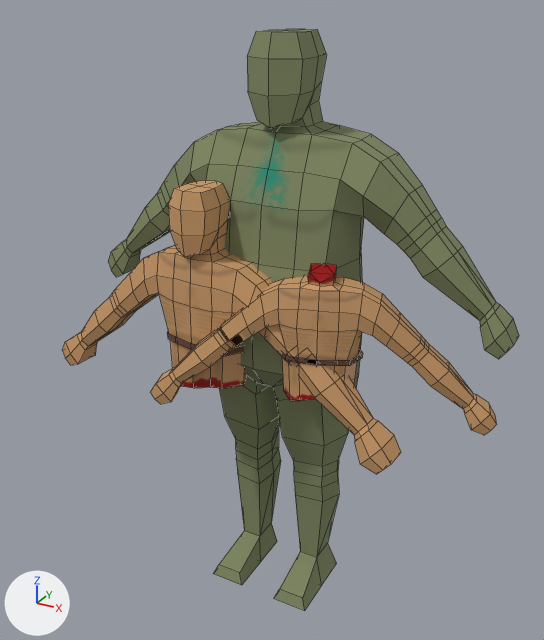
Renders of the FBX model meshes/enemies/bloated/bloated.fbx from each side of a commit.
One viewpoint serves both versions: a 50 mm camera at (1.112, -2.122, 2.095) aimed at (-0.007, -0.087, 1.078). Lighting does not change. The marker at lower left points along +X, +Y and +Z. Mesh edges are drawn as thin lines. Where no turn or scale is listed for an object, it has been applied to the vertices.

In view in the first picture: 'Character', 'Character.001', 'Character.002'.
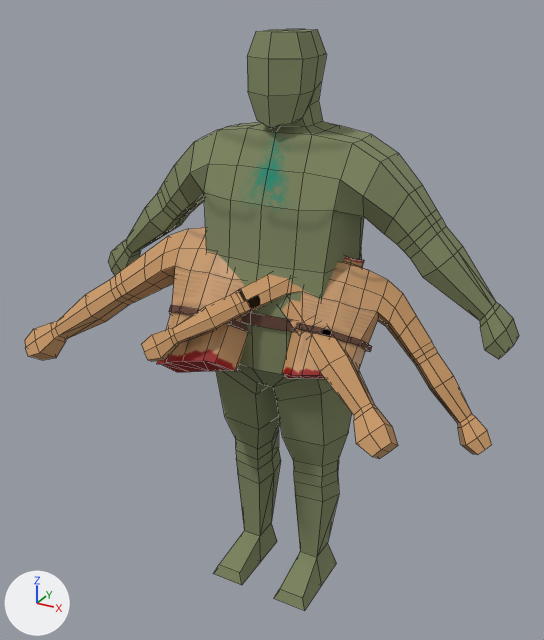
The change, as a diff of the scene's bpy script:
```diff
--- a/meshes/enemies/bloated/bloated.fbx.py
+++ b/meshes/enemies/bloated/bloated.fbx.py
@@ ob_character_001 @@
 ob_character_001 = bpy.data.objects.new('Character.001', me_cube_001)
-ob_character_001.location = (-0.187, -0.199, 1.15)
-ob_character_001.rotation_euler = (0.0, 0.0, -0.0797)  # degrees (0, 0, -4.6)
+ob_character_001.location = (-0.168, -0.143, 1.192)
+ob_character_001.rotation_euler = (-0.611, 0.0, 0.0)  # degrees (-35, 0, 0)
 ob_character_001.scale = (0.64, 0.64, 0.64)
@@ ob_character_002 @@
 ob_character_002 = bpy.data.objects.new('Character.002', me_cube_006)
-ob_character_002.location = (0.223, -0.199, 1.155)
-ob_character_002.rotation_euler = (0.0, 0.0, 0.319)  # degrees (0, 0, 18)
+ob_character_002.location = (0.241, -0.113, 1.178)
+ob_character_002.rotation_euler = (-0.573, 0.225, 0.333)  # degrees (-33, 13, 19)
 ob_character_002.scale = (0.502, 0.502, 0.502)
```

Location of each change, (x1, y1, x2, y2) in pixels of the pictures (544 x 640 px):
'Character.001', moved, turned
    before: (63, 181, 401, 474)
    after: (25, 227, 398, 459)
'Character.002', moved, turned
    before: (150, 263, 497, 435)
    after: (141, 256, 492, 455)
